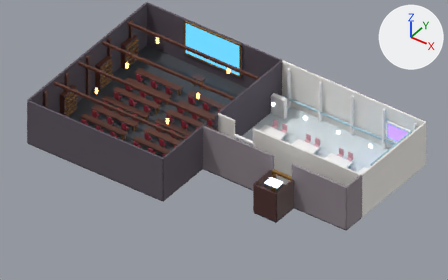
The Blender file cvxr/castle-of-ideas/blender/castle-of-ideas.blend: old version first, new version second.
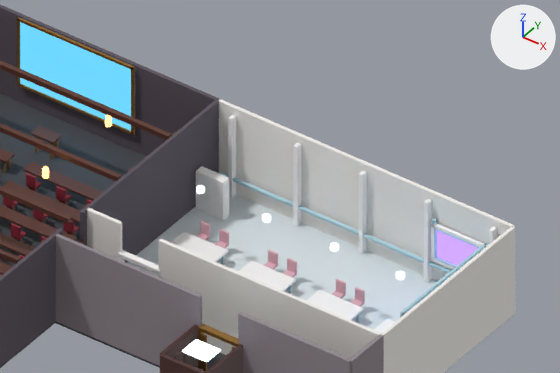
Old and new are each drawn from the file's camera 'PREVIEW_CAMERA' and again close up on the part from 39% to 100% of the width and 4% to 69% of the height. The axes (+X, +Y, +Z) are drawn at upper right. The lights are the same throughout. The last two pictures show the newer version.

In view in the first close-up: 'CORRIDOR_WALL_SOUTH_EAST', 'CORRIDOR_WALL_SOUTH_WEST', 'MAIN_CEILING_BEAM_03', 'MAIN_FLOOR', 'MAIN_WALL_EAST_NORTH', 'MAIN_WALL_EAST_SOUTH', 'MAIN_WALL_NORTH', 'PORTAL_BRIDGE_FINIAL_LEFT', 'PORTAL_BRIDGE_FRAME_BOTTOM_INNER', 'PORTAL_BRIDGE_FRAME_BOTTOM_OUTER', 'PORTAL_BRIDGE_FRAME_LEFT_INNER', 'PORTAL_BRIDGE_FRAME_LEFT_OUTER', 'PORTAL_BRIDGE_FRAME_TOP_INNER', 'PORTAL_BRIDGE_FRAME_TOP_OUTER', 'PORTAL_BRIDGE_SURFACE', 'SCREEN_MAIN_SURFACE', 'SUB_FLOOR', 'SUB_WALL_EAST', 'SUB_WALL_NORTH', 'SUB_WALL_SOUTH_EAST' and 63 more.
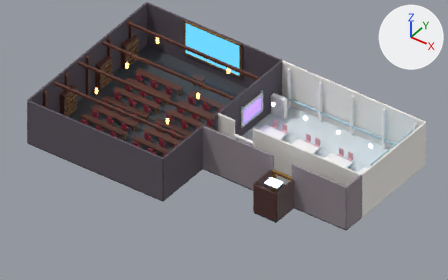
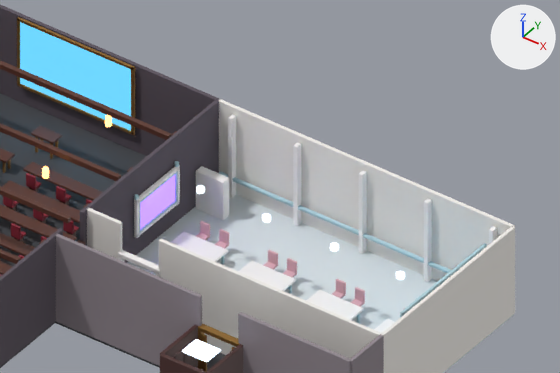
Boxes (x1, y1, x2, y2) around the edits, measured in the close-ups (560 x 373 px):
'PORTAL_BRIDGE_SURFACE', reshaped, moved
    before: (437, 231, 478, 266)
    after: (140, 175, 175, 229)
'PORTAL_BRIDGE_FRAME_TOP_OUTER', mesh rescaled, moved
    before: (431, 224, 484, 247)
    after: (134, 167, 180, 204)
'PORTAL_BRIDGE_FRAME_LEFT_OUTER', moved
    before: (431, 223, 437, 262)
    after: (134, 199, 139, 238)
'PORTAL_BRIDGE_FRAME_BOTTOM_OUTER', mesh rescaled, moved
    before: (431, 258, 455, 269)
    after: (134, 200, 180, 237)
'PORTAL_BRIDGE_FRAME_BOTTOM_INNER', mesh rescaled, moved
    before: (435, 257, 456, 267)
    after: (140, 201, 178, 232)
'PORTAL_BRIDGE_FRAME_TOP_INNER', mesh rescaled, moved
    before: (434, 228, 479, 248)
    after: (140, 171, 178, 203)
'PORTAL_BRIDGE_FRAME_LEFT_INNER', moved
    before: (434, 229, 437, 259)
    after: (139, 202, 140, 233)
'PORTAL_BRIDGE_FRAME_RIGHT_INNER', moved (not visible before)
    after: (175, 172, 178, 201)
'PORTAL_BRIDGE_FINIAL_LEFT', moved
    before: (432, 218, 436, 224)
    after: (134, 194, 139, 200)
'PORTAL_BRIDGE_FINIAL_RIGHT', moved (not visible before)
    after: (174, 161, 179, 167)

What changed in the scene script:
```text
Change me_cube_354:
    verts and faces of me_cube_354; kept vertices keep their numbers, new ones are numbered from 8
    remove me_cube_354.from_pydata(...)  # 8 vertices, 6 faces; spans x -1.44..1.44, y -0.04..0.04, z -0.81..0.81
    add me_cube_354.from_pydata(...)  # 4 vertices, 1 face; spans x 0.0, y -1.44..1.44, z -0.81..0.81
    me_cube_354 part 1
    add delete_vertices([*range(0, 8)])  # with the faces that use them
    add verts[8] = (0.0, 1.44, -0.81)  # pixel (175, 200)
    add verts[9] = (0.0, 1.44, 0.81)  # pixel (175, 172)
    add verts[10] = (0.0, -1.44, 0.81)  # pixel (139, 202)
    add verts[11] = (0.0, -1.44, -0.81)  # pixel (139, 230)
    add faces += [(8, 9, 10, 11)]
Change me_cube_357:
    remove me_cube_357.from_pydata(...)  # 8 vertices, 6 faces; spans x -1.71..1.71, y -0.09..0.09, z -0.11..0.11
    add me_cube_357.from_pydata(...)  # 8 vertices, 6 faces; spans x -0.09..0.09, y -1.71..1.71, z -0.11..0.11
    me_cube_357 part 2: the whole mesh is scaled about its middle by (0.0526, 19, 1)
Change me_cube_358:
    remove me_cube_358.from_pydata(...)  # 8 vertices, 6 faces; spans x -1.71..1.71, y -0.09..0.09, z -0.11..0.11
    add me_cube_358.from_pydata(...)  # 8 vertices, 6 faces; spans x -0.09..0.09, y -1.71..1.71, z -0.11..0.11
    me_cube_358 part 3: the whole mesh is scaled about its middle by (0.0526, 19, 1)
Change me_cube_361:
    remove me_cube_361.from_pydata(...)  # 8 vertices, 6 faces; spans x -1.53..1.53, y -0.1..0.1, z -0.04..0.04
    add me_cube_361.from_pydata(...)  # 8 vertices, 6 faces; spans x -0.1..0.1, y -1.53..1.53, z -0.04..0.04
    me_cube_361 part 4: the whole mesh is scaled about its middle by (0.0654, 15.3, 1)
Change me_cube_362:
    remove me_cube_362.from_pydata(...)  # 8 vertices, 6 faces; spans x -1.53..1.53, y -0.1..0.1, z -0.04..0.04
    add me_cube_362.from_pydata(...)  # 8 vertices, 6 faces; spans x -0.1..0.1, y -1.53..1.53, z -0.04..0.04
    me_cube_362 part 5: the whole mesh is scaled about its middle by (0.0654, 15.3, 1)
Change ob_portal_bridge_surface:
    ob_portal_bridge_surface.location: (22.2, 14.26, 2.35) -> (8.28, 9.25, 2.35)
Change ob_portal_bridge_frame_left_outer:
    ob_portal_bridge_frame_left_outer.location: (20.6, 14.24, 2.35) -> (8.26, 7.65, 2.35)
Change ob_portal_bridge_frame_right_outer:
    ob_portal_bridge_frame_right_outer.location: (23.8, 14.24, 2.35) -> (8.26, 10.85, 2.35)
Change ob_portal_bridge_frame_top_outer:
    ob_portal_bridge_frame_top_outer.location: (22.2, 14.24, 3.32) -> (8.26, 9.25, 3.32)
Change ob_portal_bridge_frame_bottom_outer:
    ob_portal_bridge_frame_bottom_outer.location: (22.2, 14.24, 1.38) -> (8.26, 9.25, 1.38)
Change ob_portal_bridge_frame_left_inner:
    ob_portal_bridge_frame_left_inner.location: (20.71, 14.24, 2.35) -> (8.26, 7.76, 2.35)
Change ob_portal_bridge_frame_right_inner:
    ob_portal_bridge_frame_right_inner.location: (23.69, 14.24, 2.35) -> (8.26, 10.74, 2.35)
Change ob_portal_bridge_frame_top_inner:
    ob_portal_bridge_frame_top_inner.location: (22.2, 14.24, 3.21) -> (8.26, 9.25, 3.21)
Change ob_portal_bridge_frame_bottom_inner:
    ob_portal_bridge_frame_bottom_inner.location: (22.2, 14.24, 1.49) -> (8.26, 9.25, 1.49)
Change ob_portal_bridge_finial_left:
    ob_portal_bridge_finial_left.location: (20.6, 14.23, 3.54) -> (8.24, 7.65, 3.54)
Change ob_portal_bridge_finial_right:
    ob_portal_bridge_finial_right.location: (23.8, 14.23, 3.54) -> (8.24, 10.85, 3.54)
```
